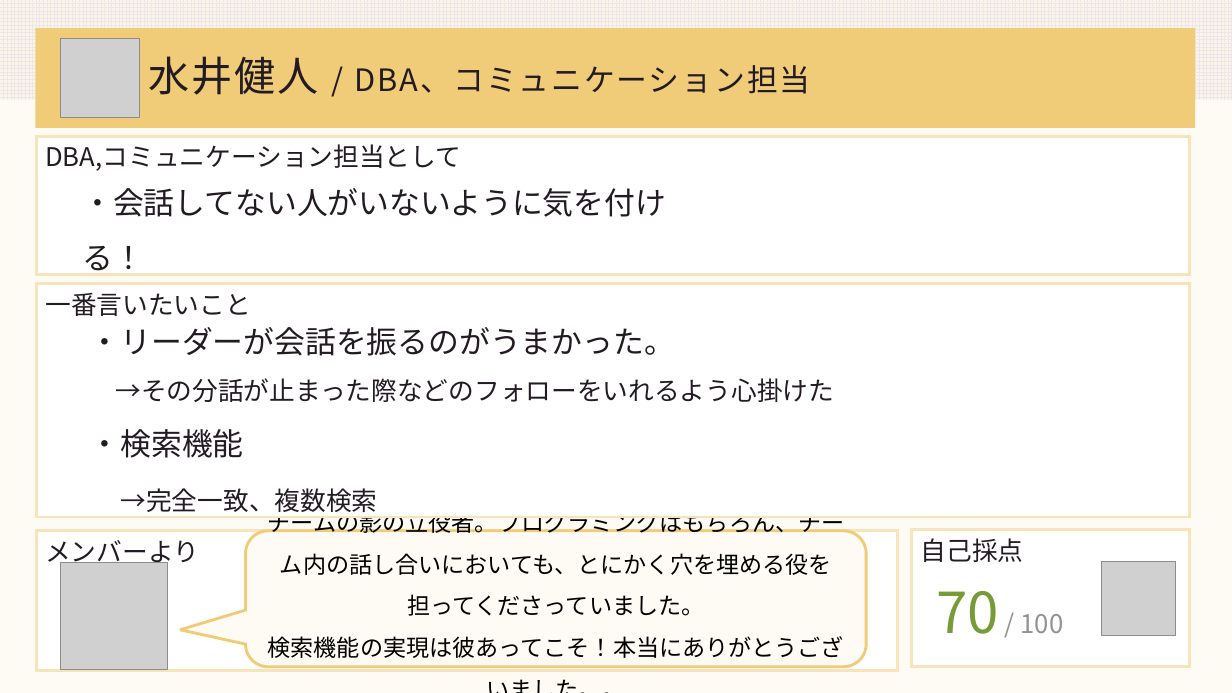
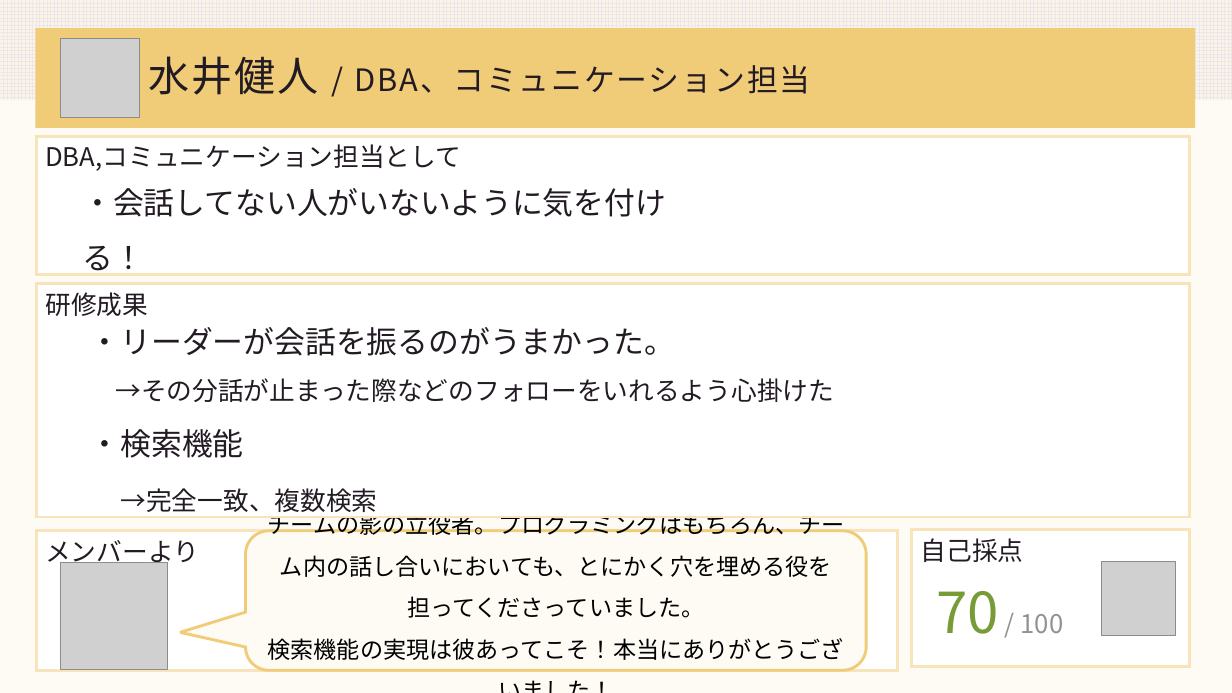
Before and after one commit to DOJO-2021/A-4, a slide deck: slide 21 of documents/worldMap発表資料改良.pptx. Drawn at 1232x693 pixels with LibreOffice and Linux fonts; fonts in the diff are those of the drawing; grey boxes stand for pictures. Boxes give left, top, right and bottom in pixels: in the first picture for what was removed or moved away, otherwise in the second. Text is boxed around its words. In the diff, an @@ line names an element or a change of style, - is before the commit and + after.

```diff
--- a/documents/worldMap発表資料改良.pptx
+++ b/documents/worldMap発表資料改良.pptx
@@ text in rectangle at <box>45,292,148,316</box>: text changed @@
-一番言いたいこと
+研修成果
@@ rounded speech box "チームの影の立役者。プログラミングはもちろん、チーム内の話し合いにおいても、とにかく穴を埋める役を担ってくださっていまし ...": place and size @@
-rounded speech box "チームの影の立役者。プログラミングはもちろん、チーム内の話し合いにおいても、とにかく穴を埋める役を担ってくださっていまし ..." at <box>246,531,867,667</box>
+rounded speech box "チームの影の立役者。プログラミングはもちろん、チーム内の話し合いにおいても、とにかく穴を埋める役を担ってくださっていまし ..." at <box>246,531,867,671</box>
@@ text in rounded speech box at <box>268,638,844,660</box>: text changed @@
-検索機能の実現は彼あってこそ！本当にありがとうございました。。
+検索機能の実現は彼あってこそ！本当にありがとうございました！
```
Also in this commit, not shown: 6 other slides changed, 2 slides added, 1 slide removed.
